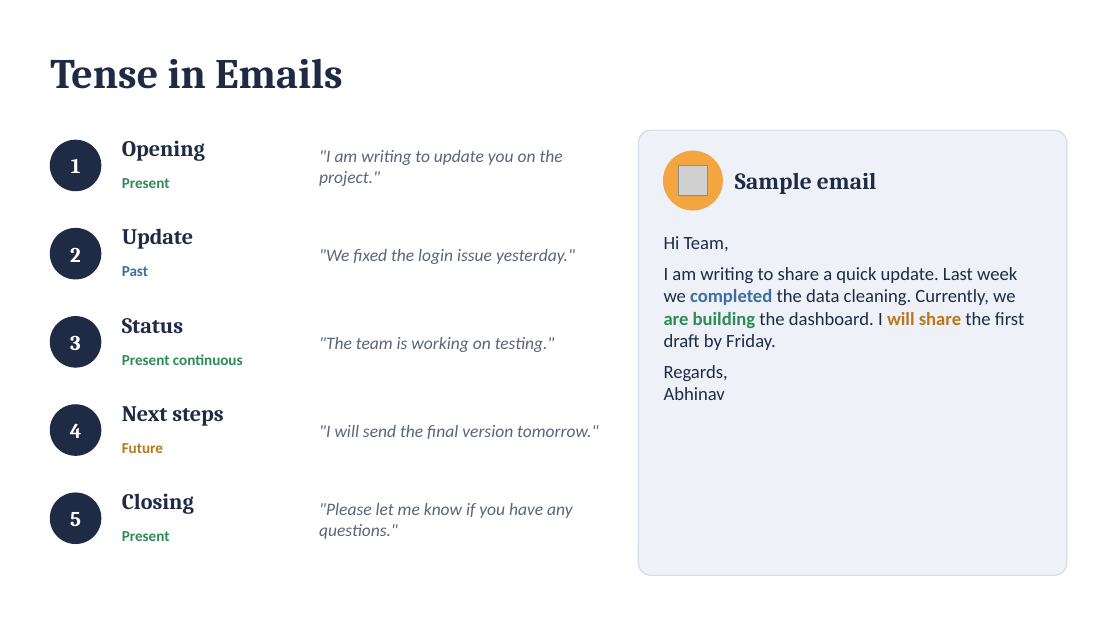
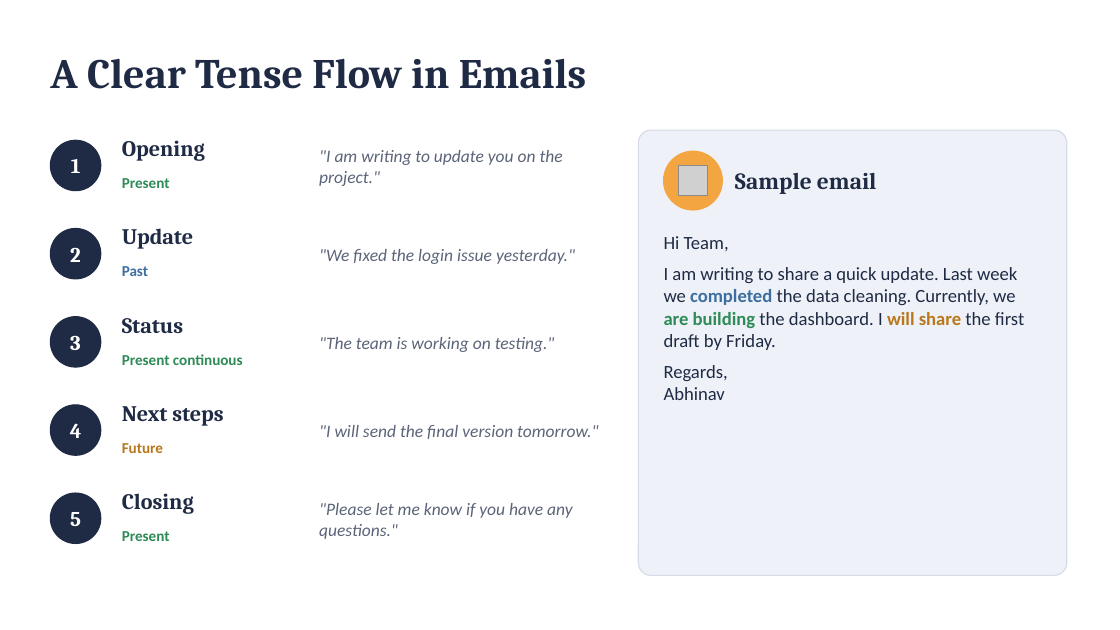
Before and after one commit to pal1avitanwar/Capstone-Project, a slide deck: slide 6 of Tense_Consistency_Meetings_Emails.pptx. Drawn at 1120x630 pixels with LibreOffice and Linux fonts; fonts in the diff are those of the drawing; grey boxes stand for pictures. Boxes give left, top, right and bottom in pixels: in the first picture for what was removed or moved away, otherwise in the second. Text is boxed around its words. In the diff, an @@ line names an element or a change of style, - is before the commit and + after.

```diff
--- a/Tense_Consistency_Meetings_Emails.pptx
+++ b/Tense_Consistency_Meetings_Emails.pptx
@@ text at (50, 58, 587, 89): text changed @@
-Tense in Emails
+A Clear Tense Flow in Emails
```
Also in this commit, not shown: 1 other slide changed, 1 slide added, 1 slide removed.
